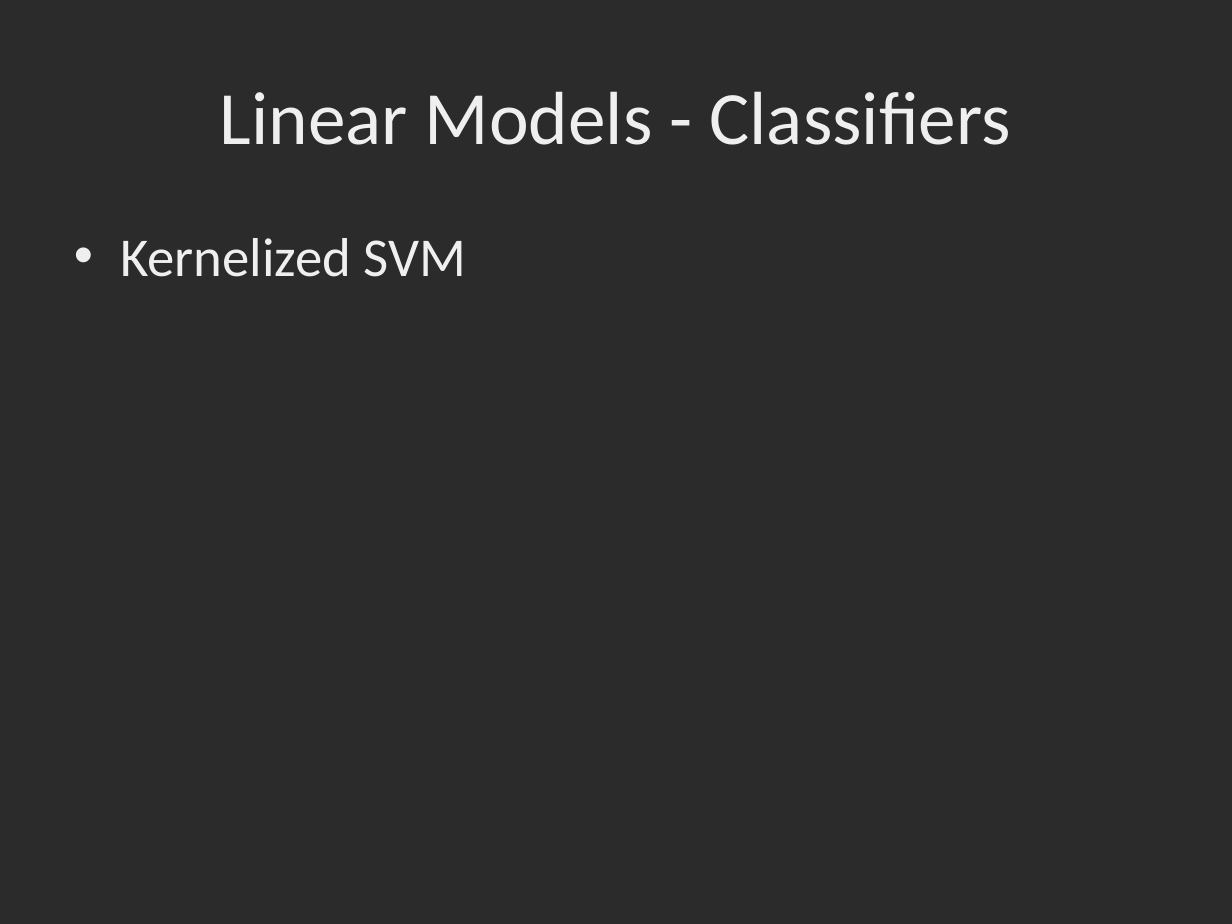
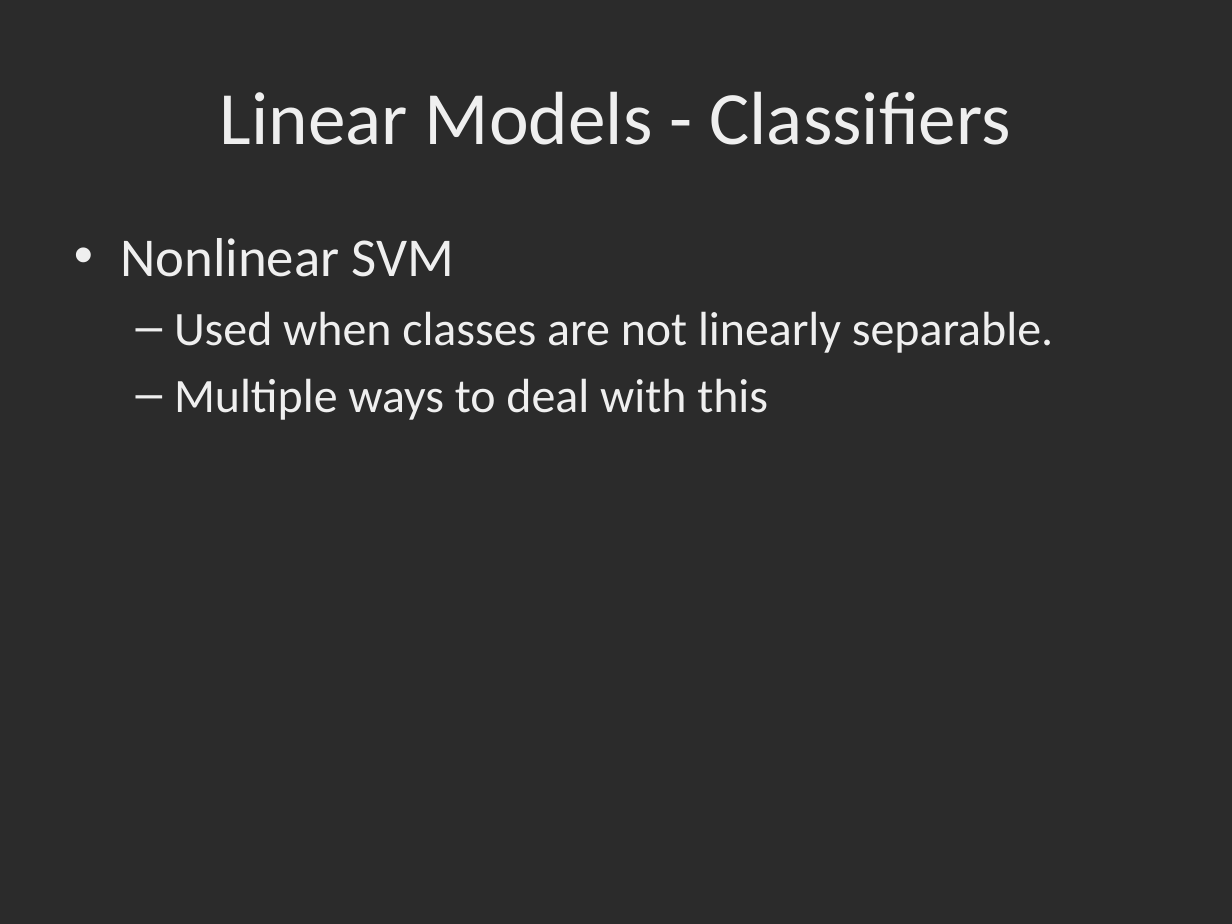
Before and after one commit to dbowmans46/PracticalProgramming, a slide deck: slide 80 of Session 7 - Python/Instructional Material/Session 7 - Python Brief Intro to Machine Learning with Scikit Learn.pptx (slide 73 before the commit). Drawn at 1232x924 pixels with LibreOffice and Linux fonts; fonts in the diff are those of the drawing; background and template pictures are left out; a plain dark background stands for a picture behind light text. Boxes give left, top, right and bottom in pixels: in the first picture for what was removed or moved away, otherwise in the second. Text is boxed around its words. In the diff, an @@ line names an element or a change of style, - is before the commit and + after.

Commit message:
Updated linear SVM slides, added nonlinear SVM slides, updated SVM code, added RBF SVM kernel example.

```diff
--- a/Session 7 - Python/Instructional Material/Session 7 - Python Brief Intro to Machine Learning with Scikit Learn.pptx
+++ b/Session 7 - Python/Instructional Material/Session 7 - Python Brief Intro to Machine Learning with Scikit Learn.pptx
@@ text at (x1=120, y1=238, x2=1053, y2=420): text changed; size 32 to 28 pt @@
-• Kernelized SVM
+• Nonlinear SVM
+  – Used when classes are not linearly separable.
+  – Multiple ways to deal with this
```
Also in this commit, not shown: 7 other slides changed, 16 slides added, 1 other file.
